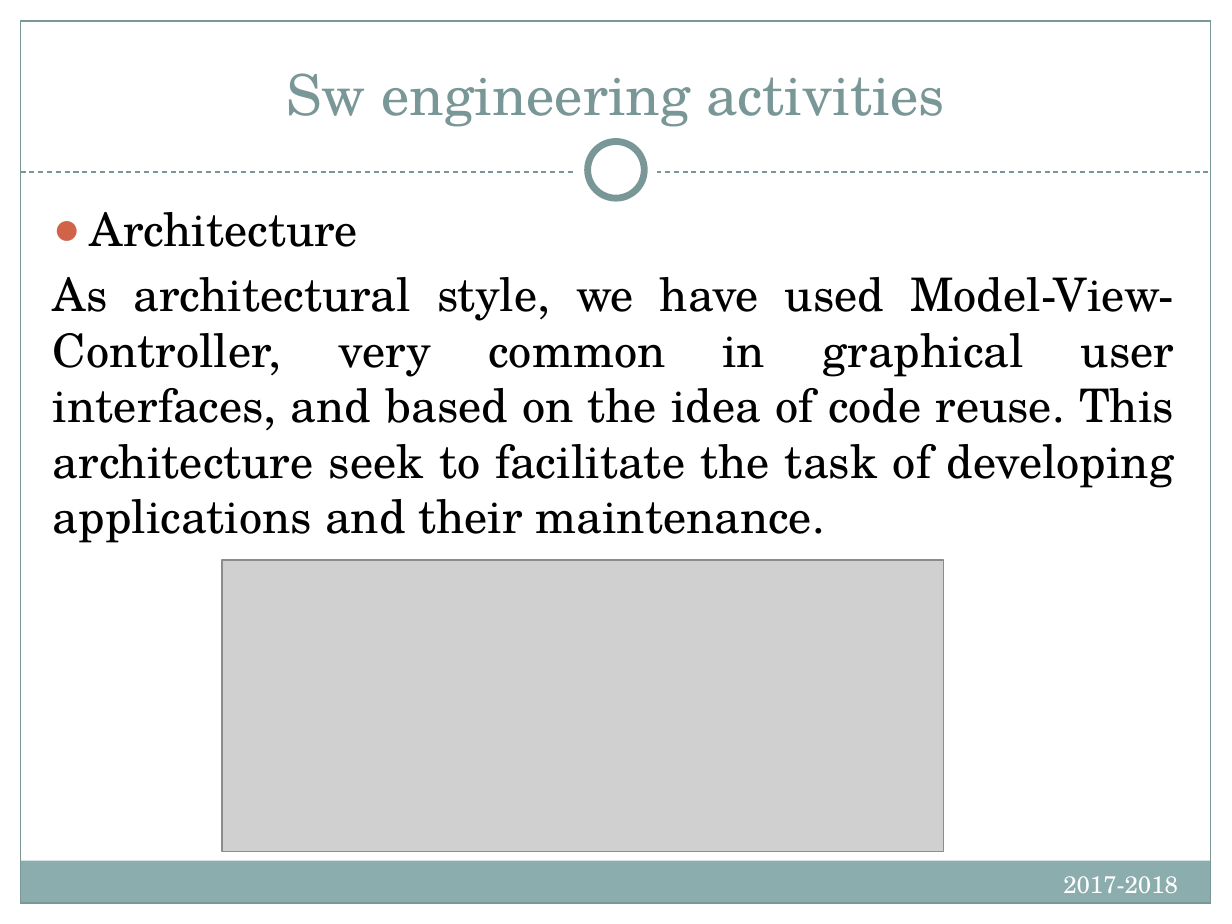
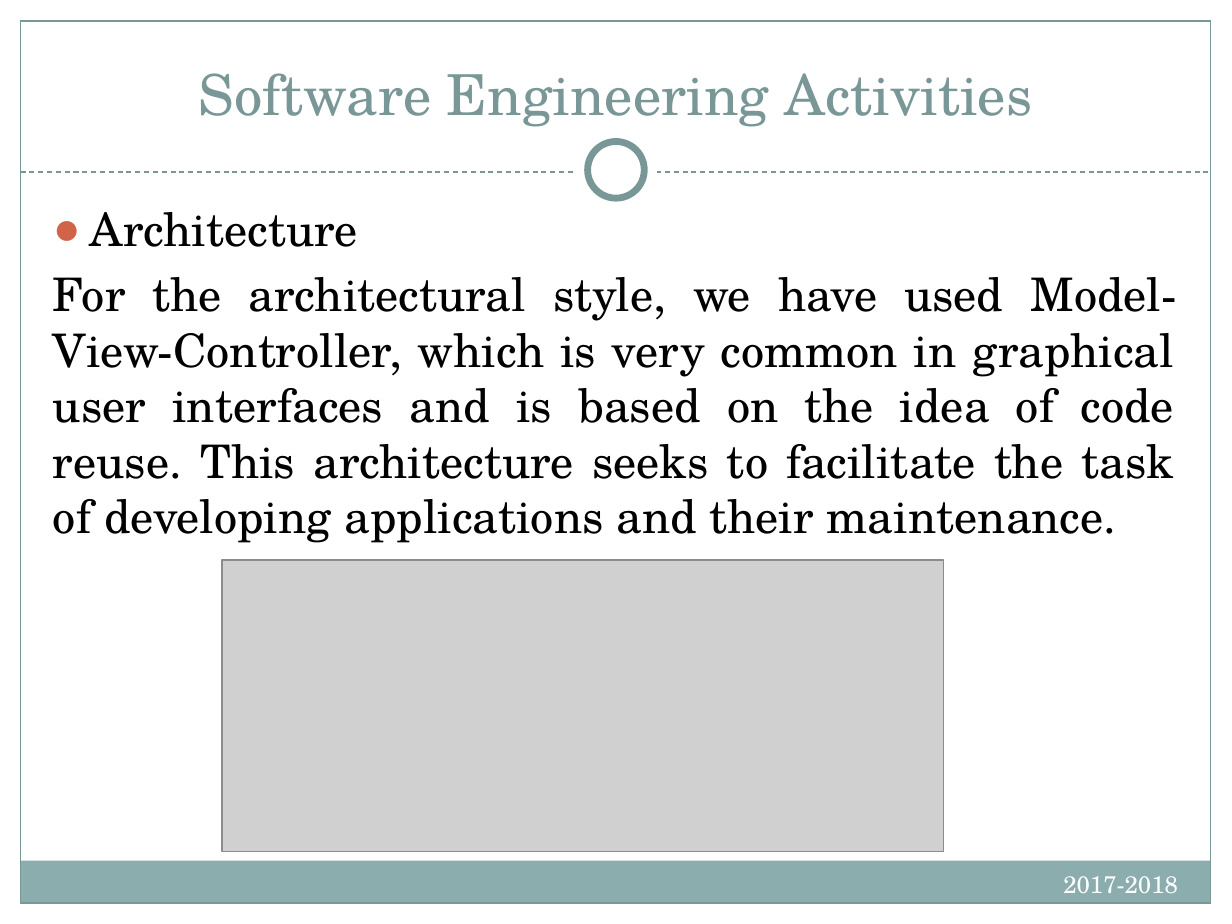
Before and after one commit to kacper97/Escaper, a slide deck: slide 7 of Presentation/IntroSWEng.FinalPresentationTemplate.pptx. Drawn at 1232x924 pixels with LibreOffice and Linux fonts; fonts in the diff are those of the drawing; grey boxes stand for pictures. Boxes give left, top, right and bottom in pixels: in the first picture for what was removed or moved away, otherwise in the second. Text is boxed around its words. In the diff, an @@ line names an element or a change of style, - is before the commit and + after.

```diff
--- a/Presentation/IntroSWEng.FinalPresentationTemplate.pptx
+++ b/Presentation/IntroSWEng.FinalPresentationTemplate.pptx
@@ title at [198,73,1033,127]: text changed @@
-Sw engineering activities
+Software Engineering Activities
@@ text at [53,277,1177,543]: text changed @@
-As architectural style, we have used Model-View-Controller, very common in graphical user interfaces, and based on the idea of code reuse. This architecture seek to facilitate the task of developing applications and their maintenance.
+For the architectural style, we have used Model-View-Controller, which is very common in graphical user interfaces and is based on the idea of code reuse. This architecture seeks to facilitate the task of developing applications and their maintenance.
```
Also in this commit, not shown: 15 other slides changed.
